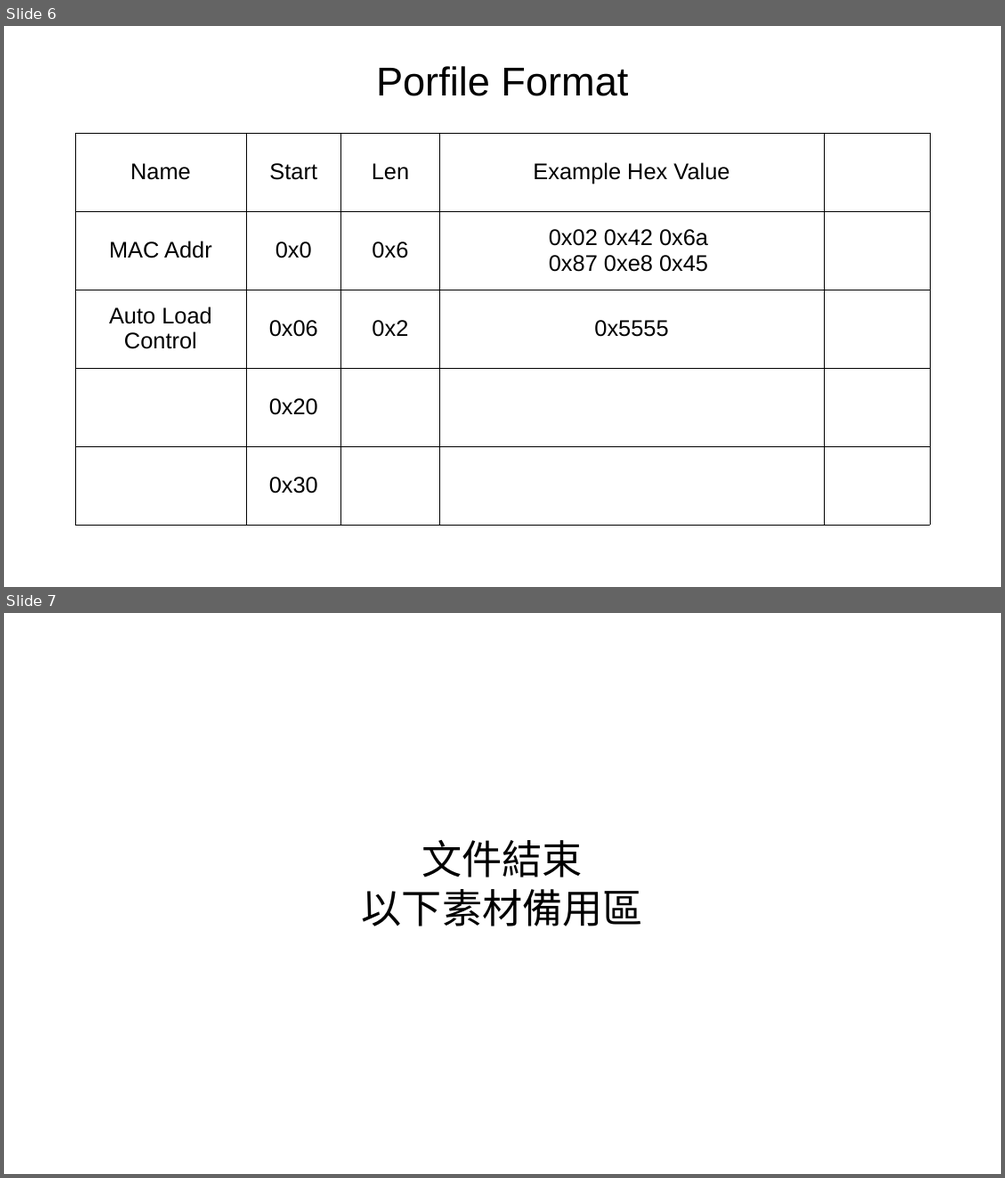
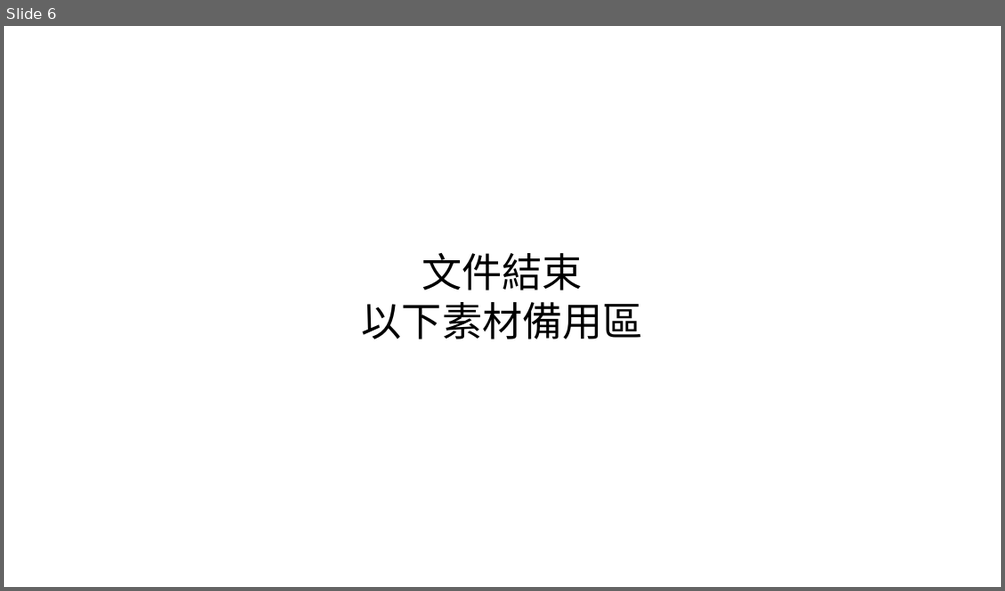
Before and after one commit to tomjpsun/obsidianVaults, a slide deck: DM9051A OTP 燒錄專案/8051A OTP GUI.odp. Shown one above the other, each under a label of ours: slides 6 and 7 before the commit, slide 6 after it. The pictures are 1005x1178 and 1005x591 pixels, drawn with LibreOffice and Linux fonts; fonts in the diff are those of the drawing. Boxes give left, top, right and bottom in pixels: in the first picture for what was removed or moved away, otherwise in the second. Text is boxed around its words. In the diff, an @@ line names an element or a change of style, - is before the commit and + after.

Commit message:
vault backup: 2023-12-15 15:11:03
Affected files:
DM9051A OTP 燒錄專案/.~lock.8051A OTP GUI.odp#
DM9051A OTP 燒錄專案/8051A OTP GUI.odp

```diff
--- a/DM9051A OTP 燒錄專案/8051A OTP GUI.odp
+++ b/DM9051A OTP 燒錄專案/8051A OTP GUI.odp
@@ slide 6 removed at (4,26,1001,587), background #FFFFFF @@
@@ text removed at (376,66,628,96) @@
-Porfile Format
@@ table removed at (75,133,930,524), 5 rows, 5 columns @@
-Name | Start | Len | Example Hex Value | 
-MAC Addr | 0x0 | 0x6 | 0x02 0x42 0x6a / 0x87 0xe8 0x45 | 
-Auto Load Control | 0x06 | 0x2 | 0x5555 | 
- | 0x20 |  |  | 
- | 0x30 |  |  | 
@@ what was slide 7 is now slide 6 @@
```
Also in this commit, not shown: 1 other file.
